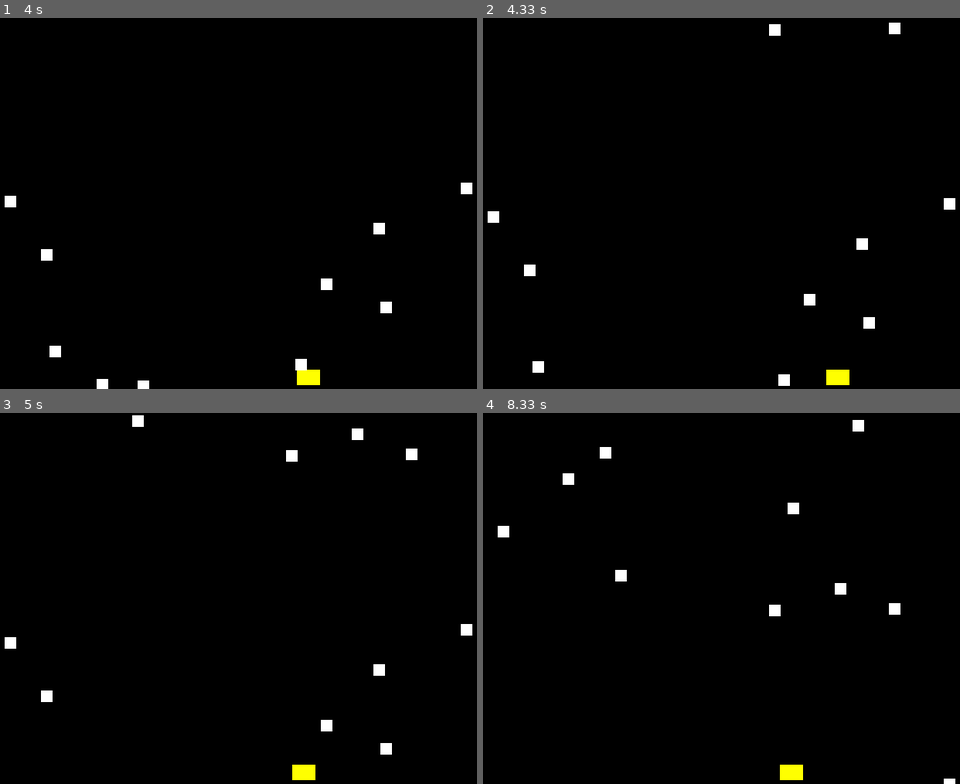
Above: before the commit, frames 1-4 (two rows, left to right).
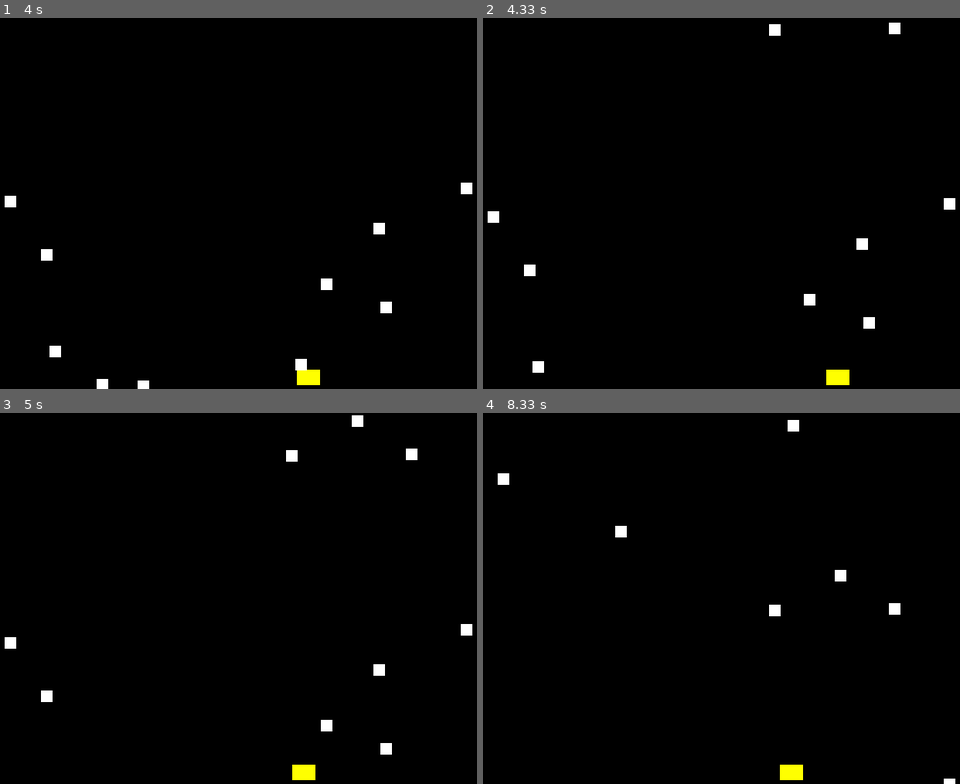
Above: after the commit, the same moments.

Repository: bhornby/Hornby-Classwork
Game: pygame game, started from python/Invader 1.py
Same seed, same stepped clock (60 frames per second), same inputs: the game is played once before the commit and once after it.
Inputs:
- Up to frame 1 (4 s): hold Right 0.33-0.8 s; hold Right 0.83-1.3 s; hold Left 1.33-1.87 s; hold Left 1.9-2.3 s; hold Right 2.33-2.97 s; hold Left 3-3.47 s; hold Right 3.5-3.97 s
- Up to frame 2 (4.33 s): hold Right from 4 s (still down)
- Up to frame 3 (5 s): release Right at 4.47 s; hold Left from 4.5 s (still down)
- Up to frame 4 (8.33 s): release Left at 5.03 s; hold Left 5.07-5.47 s; hold Right 5.5-6.13 s; hold Left 6.17-6.63 s; hold Right 6.67-7.13 s; hold Right 7.17-7.63 s; hold Left 7.67-8.2 s; hold Left from 8.23 s (still down)

Frame 1 is identical in both runs. In frame 2, less than 0.1% of the frame differs, in the area x 61-65%, y 96-100%; in frame 3, 0.2%; in frame 4, 0.8%, in the area x 3-80%, y 1-49%.

Commit message:
collisions no occur
had to remove the player group as it was unecessary

Diff:
--- a/python/Invader 1.py
+++ b/python/Invader 1.py
@@ -75,9 +75,6 @@
 #initialise pygame
 pygame.init()
 
-
-#create a list of player
-player_group = pygame.sprite.Group()
 #create a list of all invaders
 invaders_group = pygame.sprite.Group()
 #creating a list of all sprites
@@ -85,7 +82,6 @@
 
 #creating the player
 my_player = Player(YELLOW,30,20)
-player_group.add(my_player)
 all_sprite_group.add(my_player)
 
 #creating the snowflakes
@@ -117,13 +113,17 @@
 
 
     #game logic goes here
+
+    #when an invader hits the player add 5 to score
+    player_hit_group = pygame.sprite.spritecollide(my_player, invaders_group, True)
+
     all_sprite_group.update()
     #screen background is black
     screen.fill(BLACK)
     #draw function
     all_sprite_group.draw(screen)
 
-    #flip display to show new position of objects
+        #flip display to show new position of objects
     pygame.display.flip()
     clock.tick(60)
 
